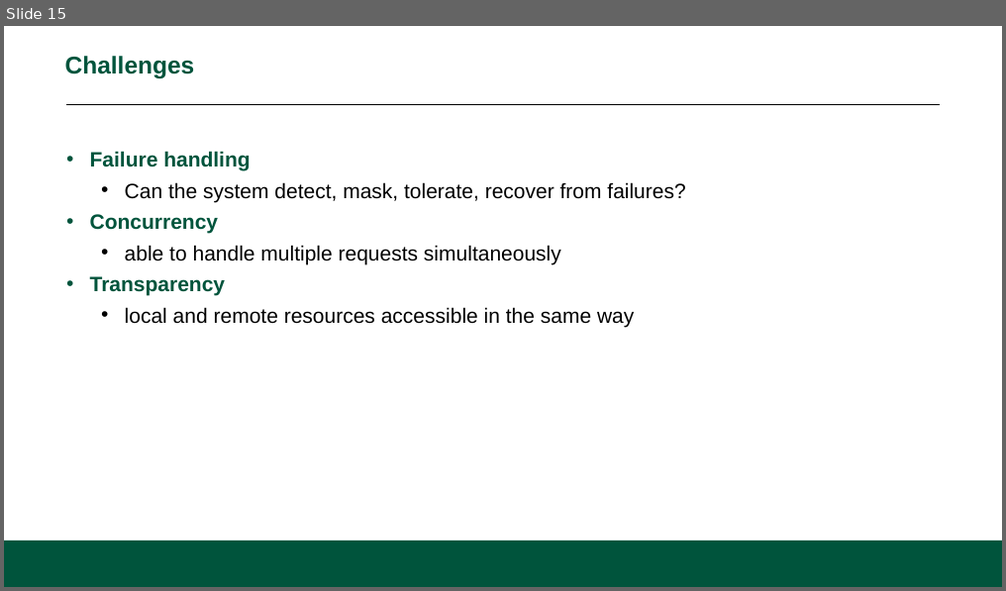
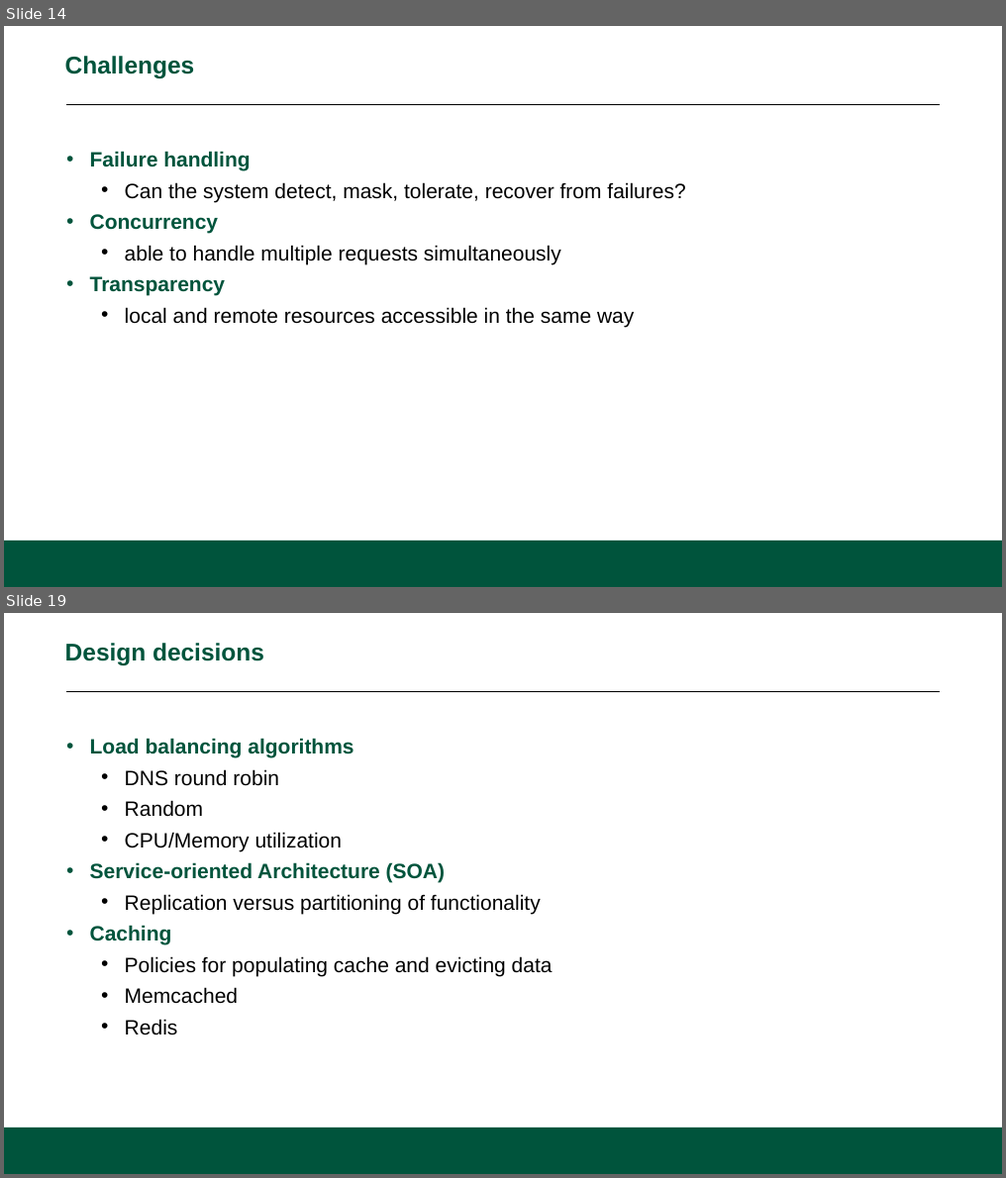
Before and after one commit to CS601-F15/lectures, a slide deck: slides/dsdoverview.pptx. Shown one above the other, each under a label of ours: slide 15 before the commit, slides 14 and 19 after it; the slides between them are not shown. The pictures are 1006x591 and 1006x1178 pixels, drawn with LibreOffice and Linux fonts; fonts in the diff are those of the drawing; background and template pictures are left out. Boxes give left, top, right and bottom in pixels: in the first picture for what was removed or moved away, otherwise in the second. Text is boxed around its words. In the diff, an @@ line names an element or a change of style, - is before the commit and + after.

```diff
--- a/slides/dsdoverview.pptx
+++ b/slides/dsdoverview.pptx
@@ slide 19 added at [4, 613, 1002, 1174], background #FFFFFF; not listed: 2 template elements that a slide beside it also shows @@
@@ title added at [65, 643, 264, 666], 28 pt, text #00543C, bold @@
+Design decisions
@@ text added at [90, 738, 552, 1036], 24 pt, text #000000 @@
+• Load balancing algorithms
+      • DNS round robin
+      • Random
+      • CPU/Memory utilization
+• Service-oriented Architecture (SOA)
+      • Replication versus partitioning of functionality
+• Caching
+      • Policies for populating cache and evicting data
+      • Memcached
+      • Redis
@@ what was slide 15 is now slide 14 @@
```
Also in this commit, not shown: 5 other slides added, 2 slides removed.
